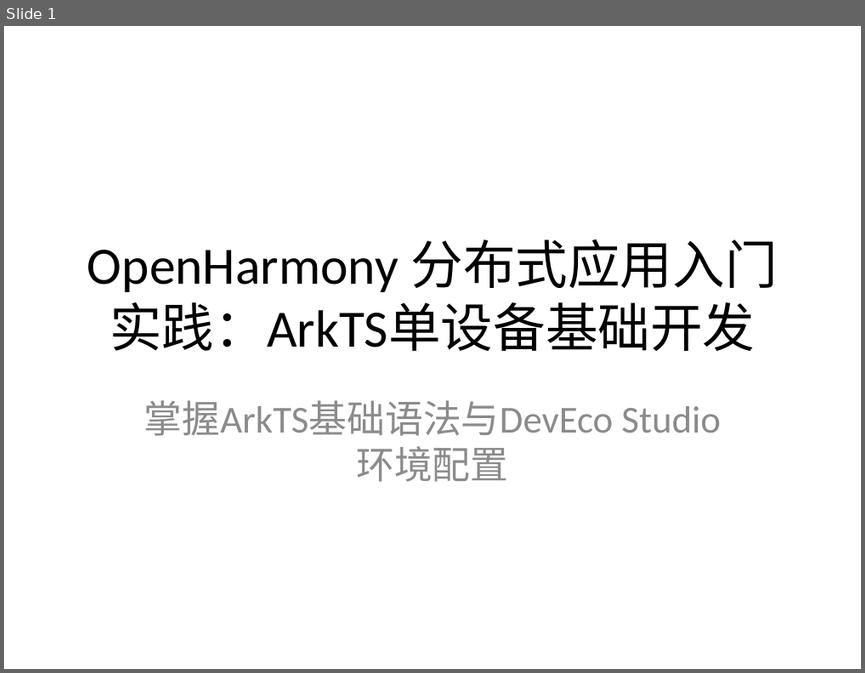
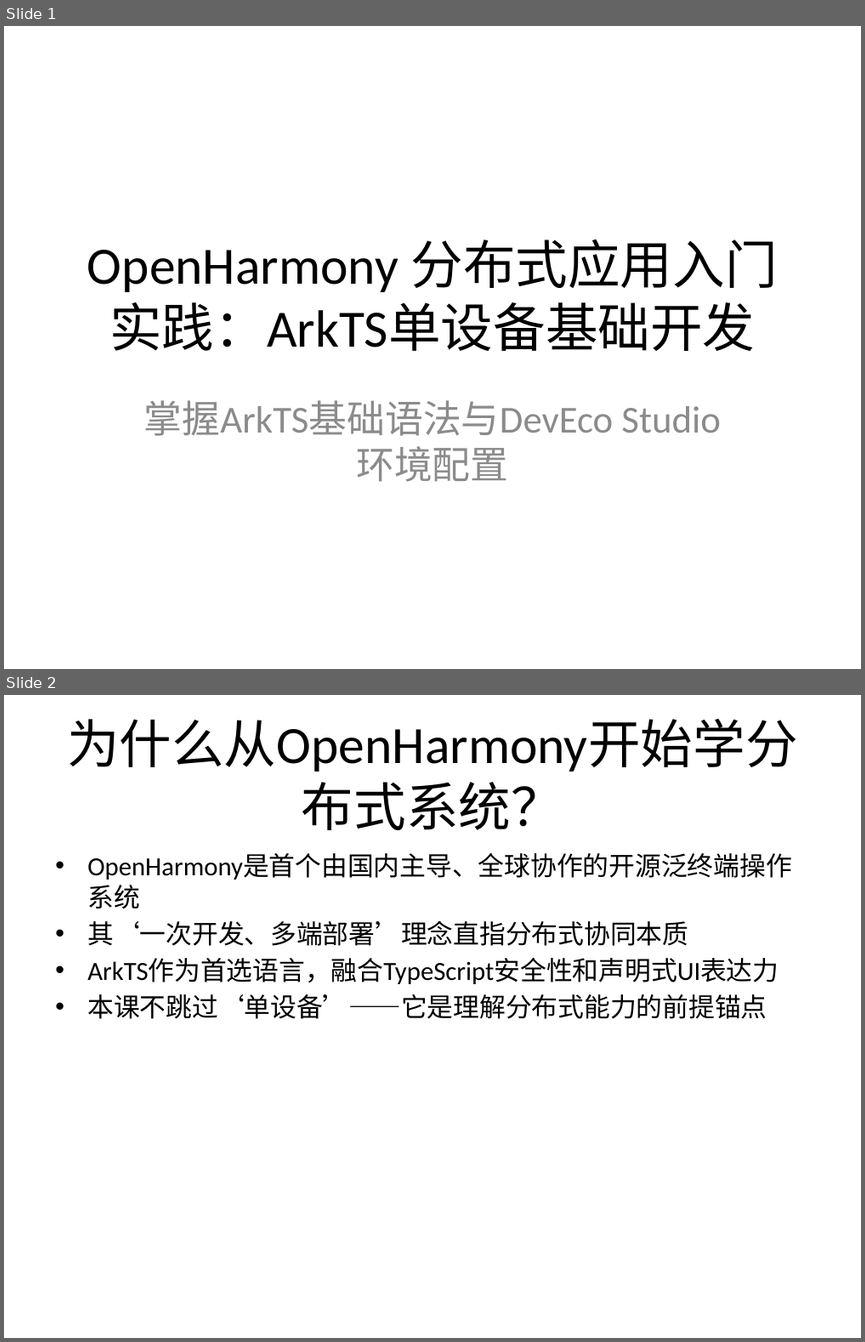
Before and after one commit to Lxlorange/zhiyan, a slide deck: backend/generated/pptx/classroom-2-item-12.pptx. Shown one above the other, each under a label of ours: slide 1 before the commit, slides 1 and 2 after it. The pictures are 865x673 and 865x1342 pixels, drawn with LibreOffice and Linux fonts; fonts in the diff are those of the drawing. Boxes give left, top, right and bottom in pixels: in the first picture for what was removed or moved away, otherwise in the second. Text is boxed around its words. In the diff, an @@ line names an element or a change of style, - is before the commit and + after.

```diff
--- a/backend/generated/pptx/classroom-2-item-12.pptx
+++ b/backend/generated/pptx/classroom-2-item-12.pptx
@@ slide 2 added at (4,695,861,1338), background #FFFFFF @@
@@ title added at (67,719,798,771), 44 pt, text #000000 @@
+为什么从OpenHarmony开始学分布式系统？
@@ text added at (87,853,792,1019), 22 pt, text #000000 @@
+• OpenHarmony是首个由国内主导、全球协作的开源泛终端操作系统
+• 其‘一次开发、多端部署’理念直指分布式协同本质
+• ArkTS作为首选语言，融合TypeScript安全性和声明式UI表达力
+• 本课不跳过‘单设备’——它是理解分布式能力的前提锚点
```
Also in this commit, not shown: 5 slides changed, 1 other slide added, 2 slides removed, 30 other files.
